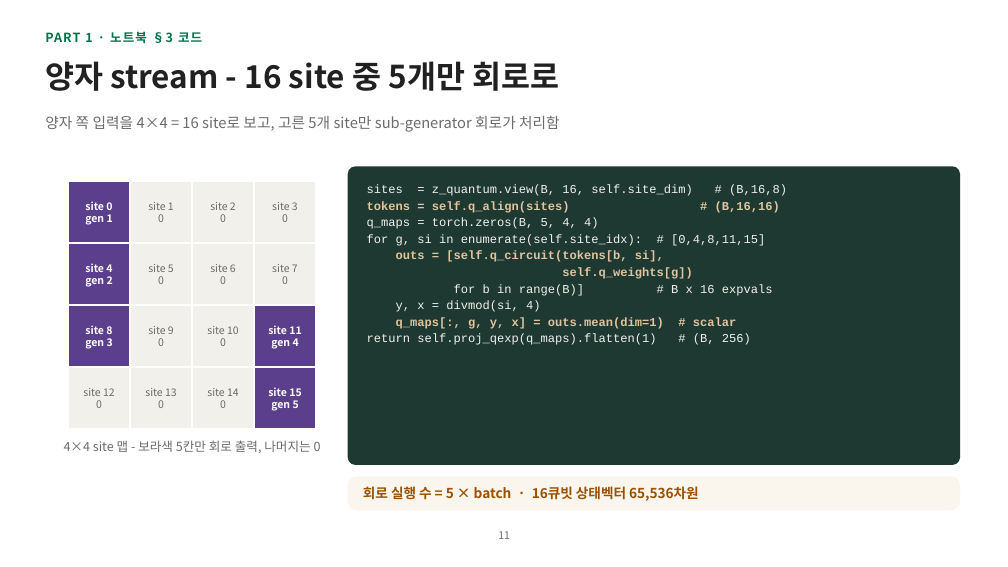
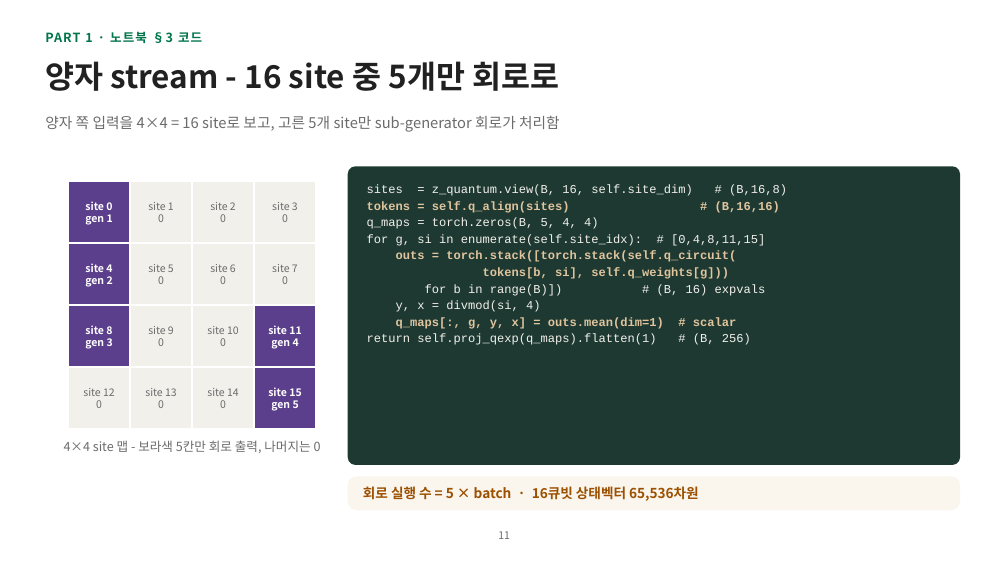
Before and after one commit to hyunhp/skin_disease_qml, a slide deck: slide 11 of practice/day3_slides/day3_practice_slides.pptx. Drawn at 1008x567 pixels with LibreOffice and Linux fonts; fonts in the diff are those of the drawing. Boxes give left, top, right and bottom in pixels: in the first picture for what was removed or moved away, otherwise in the second. Text is boxed around its words. In the diff, an @@ line names an element or a change of style, - is before the commit and + after.

```diff
--- a/practice/day3_slides/day3_practice_slides.pptx
+++ b/practice/day3_slides/day3_practice_slides.pptx
@@ text at (x1=396, y1=251, x2=766, y2=296): text changed @@
-outs = [self.q_circuit(tokens[b, si],
-self.q_weights[g])
-for b in range(B)] # B x 16 expvals
+outs = torch.stack([torch.stack(self.q_circuit(
+tokens[b, si], self.q_weights[g]))
+for b in range(B)]) # (B, 16) expvals
```
Also in this commit, not shown: 6 other slides changed, 4 other files.
